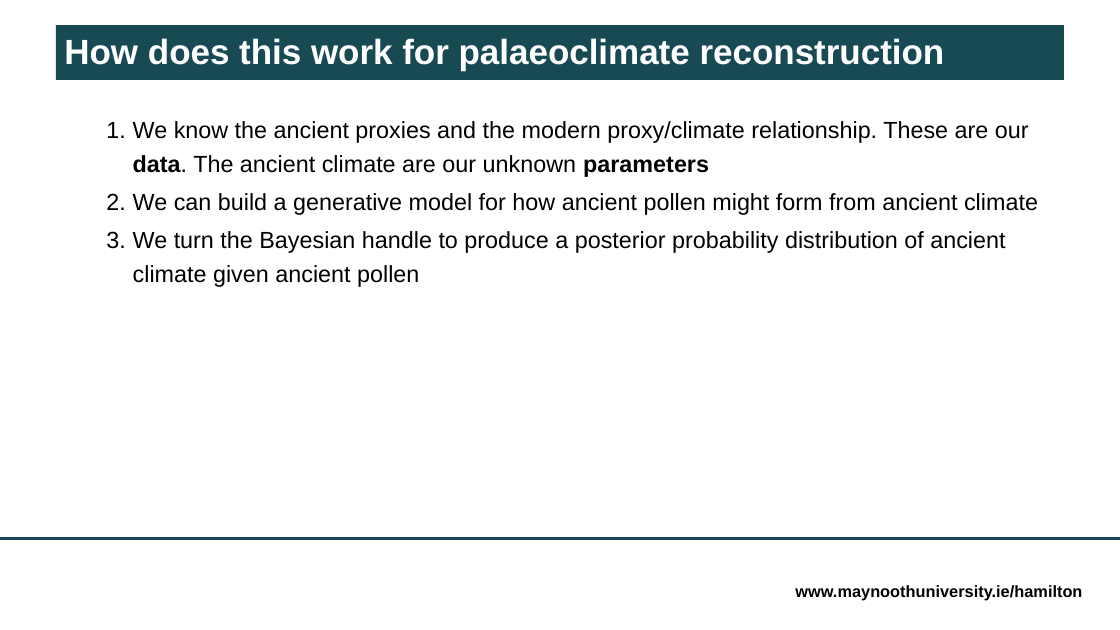
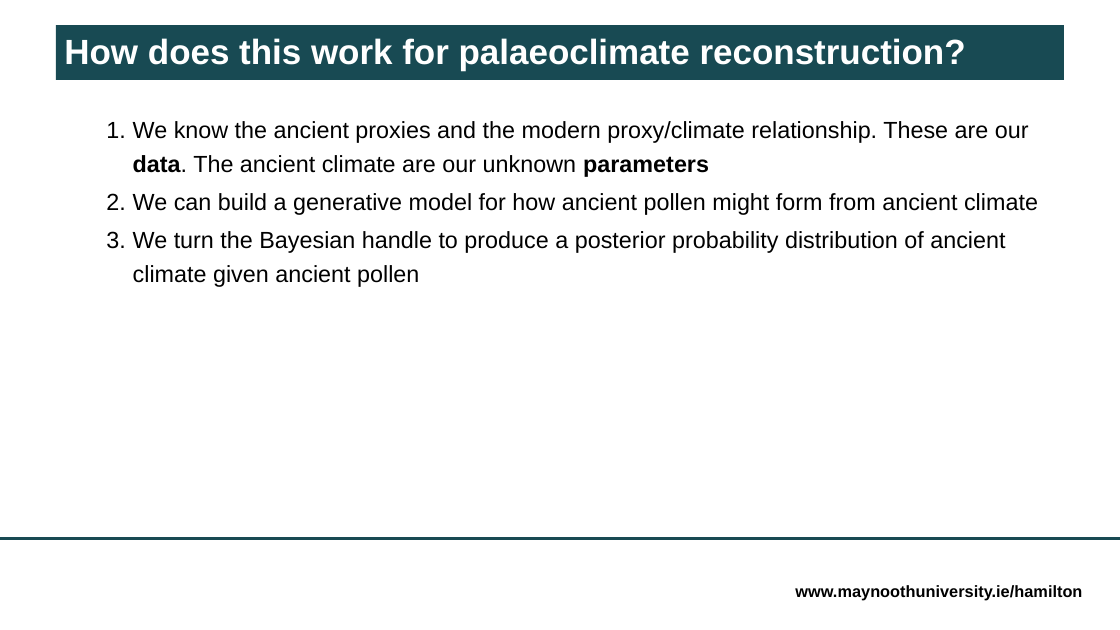
Before and after one commit to andrewcparnell/INQUA_20190730, a slide deck: slide 5 of index.pptx. Drawn at 1120x630 pixels with LibreOffice and Linux fonts; fonts in the diff are those of the drawing; background and template pictures are left out. Boxes give left, top, right and bottom in pixels: in the first picture for what was removed or moved away, otherwise in the second. Text is boxed around its words. In the diff, an @@ line names an element or a change of style, - is before the commit and + after.

```diff
--- a/index.pptx
+++ b/index.pptx
@@ title at (x1=64, y1=38, x2=966, y2=71): text changed @@
-How does this work for palaeoclimate reconstruction
+How does this work for palaeoclimate reconstruction?
```
Also in this commit, not shown: 1 other slide changed, 3 other files.
